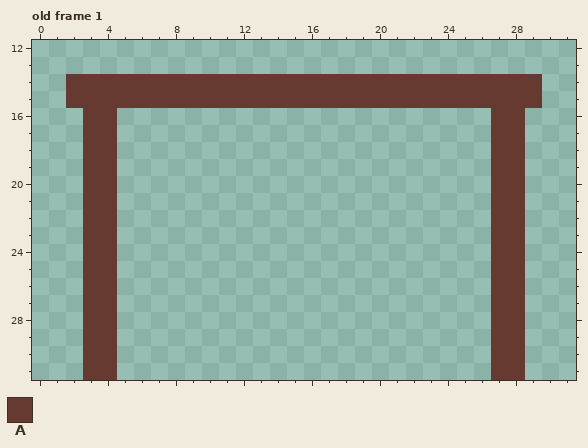
One commit to this pixel-art file: Assets/Sprites/table.aseprite. Above: the version before the commit.
32x32 pixels, 1 frame. Shown: old frame 1: x 0..31, y 12..31. The commit also changed other frames, which this record leaves out.
Palette (. is transparent): A #663931
Pixels before, old frame 1, first column x 2:
14 AAAAAAAAAAAAAAAAAAAAAAAAAAAA
15 AAAAAAAAAAAAAAAAAAAAAAAAAAAA
16 .AA......................AA.
17 .AA......................AA.
18 .AA......................AA.
19 .AA......................AA.
20 .AA......................AA.
21 .AA......................AA.
22 .AA......................AA.
23 .AA......................AA.
24 .AA......................AA.
25 .AA......................AA.
26 .AA......................AA.
27 .AA......................AA.
28 .AA......................AA.
29 .AA......................AA.
30 .AA......................AA.
31 .AA......................AA.
The result:
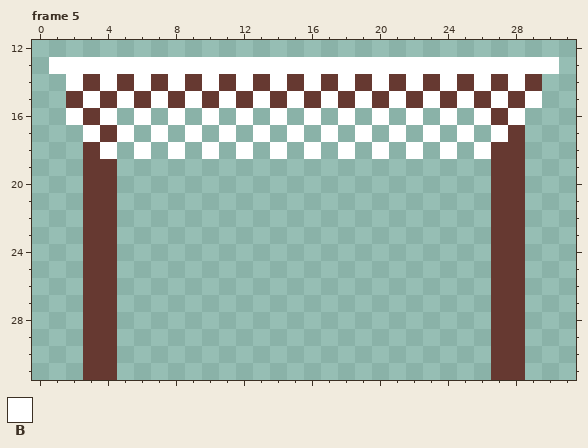
Colours new in this view: B #ffffff
A new or re-ordered frame is compared with the old frame closest to it.
The exact change:
{"change": "frames 1 -> 6"}
{"where": "frame 5 is new; against old frame 1"}
{"frame":5,"y":13,"x":1,"old":"..............................","new":"BBBBBBBBBBBBBBBBBBBBBBBBBBBBBB"}
{"frame":5,"y":14,"x":2,"old":"A","new":"B"}
{"frame":5,"y":14,"x":4,"old":"A","new":"B"}
{"frame":5,"y":14,"x":6,"old":"A","new":"B"}
{"frame":5,"y":14,"x":8,"old":"A","new":"B"}
{"frame":5,"y":14,"x":10,"old":"A","new":"B"}
{"frame":5,"y":14,"x":12,"old":"A","new":"B"}
{"frame":5,"y":14,"x":14,"old":"A","new":"B"}
{"frame":5,"y":14,"x":16,"old":"A","new":"B"}
{"frame":5,"y":14,"x":18,"old":"A","new":"B"}
{"frame":5,"y":14,"x":20,"old":"A","new":"B"}
{"frame":5,"y":14,"x":22,"old":"A","new":"B"}
{"frame":5,"y":14,"x":24,"old":"A","new":"B"}
{"frame":5,"y":14,"x":26,"old":"A","new":"B"}
{"frame":5,"y":14,"x":28,"old":"A","new":"B"}
{"frame":5,"y":15,"x":3,"old":"A","new":"B"}
{"frame":5,"y":15,"x":5,"old":"A","new":"B"}
{"frame":5,"y":15,"x":7,"old":"A","new":"B"}
{"frame":5,"y":15,"x":9,"old":"A","new":"B"}
{"frame":5,"y":15,"x":11,"old":"A","new":"B"}
{"frame":5,"y":15,"x":13,"old":"A","new":"B"}
{"frame":5,"y":15,"x":15,"old":"A","new":"B"}
{"frame":5,"y":15,"x":17,"old":"A","new":"B"}
{"frame":5,"y":15,"x":19,"old":"A","new":"B"}
{"frame":5,"y":15,"x":21,"old":"A","new":"B"}
{"frame":5,"y":15,"x":23,"old":"A","new":"B"}
{"frame":5,"y":15,"x":25,"old":"A","new":"B"}
{"frame":5,"y":15,"x":27,"old":"A","new":"B"}
{"frame":5,"y":15,"x":29,"old":"A","new":"B"}
{"frame":5,"y":16,"x":2,"old":".","new":"B"}
{"frame":5,"y":16,"x":4,"old":"A","new":"B"}
{"frame":5,"y":16,"x":6,"old":".","new":"B"}
{"frame":5,"y":16,"x":8,"old":".","new":"B"}
{"frame":5,"y":16,"x":10,"old":".","new":"B"}
{"frame":5,"y":16,"x":12,"old":".","new":"B"}
{"frame":5,"y":16,"x":14,"old":".","new":"B"}
{"frame":5,"y":16,"x":16,"old":".","new":"B"}
{"frame":5,"y":16,"x":18,"old":".","new":"B"}
{"frame":5,"y":16,"x":20,"old":".","new":"B"}
{"frame":5,"y":16,"x":22,"old":".","new":"B"}
{"frame":5,"y":16,"x":24,"old":".","new":"B"}
{"frame":5,"y":16,"x":26,"old":".","new":"B"}
{"frame":5,"y":16,"x":28,"old":"A","new":"B"}
{"frame":5,"y":17,"x":3,"old":"A","new":"B"}
{"frame":5,"y":17,"x":5,"old":".","new":"B"}
{"frame":5,"y":17,"x":7,"old":".","new":"B"}
{"frame":5,"y":17,"x":9,"old":".","new":"B"}
{"frame":5,"y":17,"x":11,"old":".","new":"B"}
{"frame":5,"y":17,"x":13,"old":".","new":"B"}
{"frame":5,"y":17,"x":15,"old":".","new":"B"}
{"frame":5,"y":17,"x":17,"old":".","new":"B"}
{"frame":5,"y":17,"x":19,"old":".","new":"B"}
{"frame":5,"y":17,"x":21,"old":".","new":"B"}
{"frame":5,"y":17,"x":23,"old":".","new":"B"}
{"frame":5,"y":17,"x":25,"old":".","new":"B"}
{"frame":5,"y":17,"x":27,"old":"A","new":"B"}
{"frame":5,"y":18,"x":4,"old":"A","new":"B"}
{"frame":5,"y":18,"x":6,"old":".","new":"B"}
{"frame":5,"y":18,"x":8,"old":".","new":"B"}
{"frame":5,"y":18,"x":10,"old":".","new":"B"}
{"frame":5,"y":18,"x":12,"old":".","new":"B"}
{"frame":5,"y":18,"x":14,"old":".","new":"B"}
{"frame":5,"y":18,"x":16,"old":".","new":"B"}
{"frame":5,"y":18,"x":18,"old":".","new":"B"}
{"frame":5,"y":18,"x":20,"old":".","new":"B"}
{"frame":5,"y":18,"x":22,"old":".","new":"B"}
{"frame":5,"y":18,"x":24,"old":".","new":"B"}
{"frame":5,"y":18,"x":26,"old":".","new":"B"}
{"label":"changed","picture_box":[49,57,559,159]}
